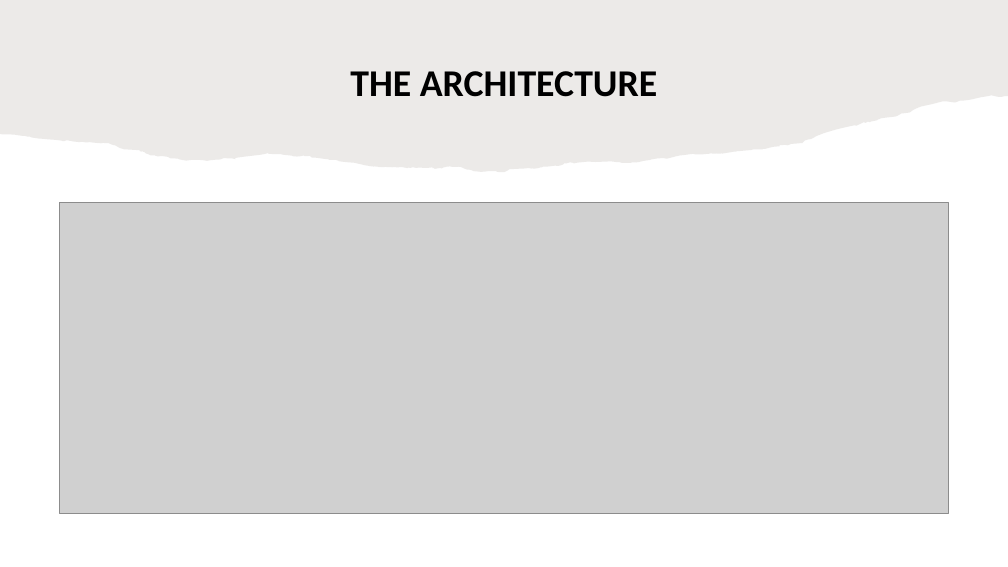
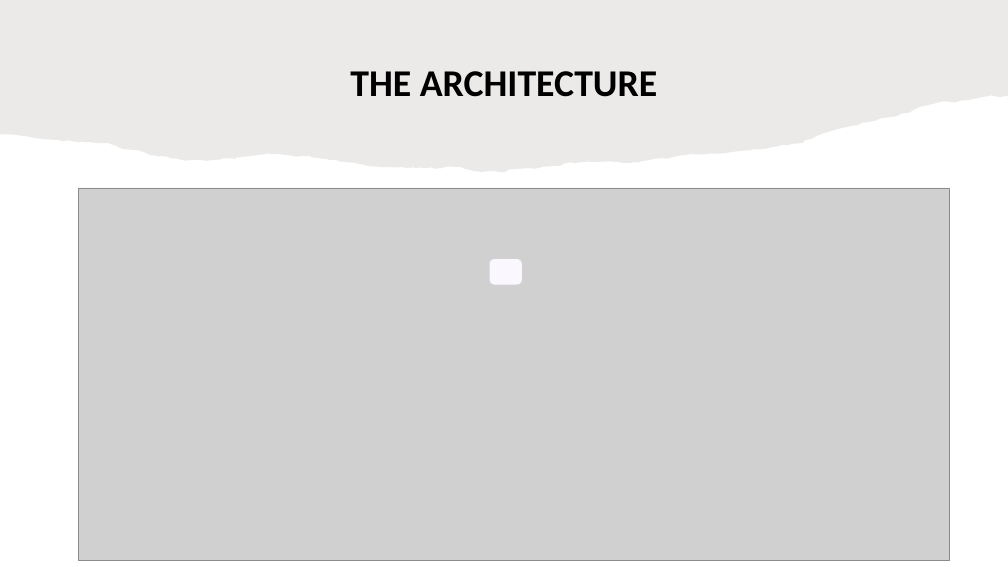
Before and after one commit to Nide17/irembo-user-acc-mgt, a slide deck: slide 2 of ppt.pptx. Drawn at 1008x567 pixels with LibreOffice and Linux fonts; fonts in the diff are those of the drawing; grey boxes stand for pictures. Boxes give left, top, right and bottom in pixels: in the first picture for what was removed or moved away, otherwise in the second. Text is boxed around its words. In the diff, an @@ line names an element or a change of style, - is before the commit and + after.

```diff
--- a/ppt.pptx
+++ b/ppt.pptx
@@ picture: place and size @@
-picture at [60,203,948,513]
+picture at [78,188,949,561]
@@ rounded rectangle added at [491,260,521,284], fill #FBF7FF, outline #FBF7FF 2 pt @@
```
Also in this commit, not shown: 11 other slides changed, 1 slide added, 6 other files.
